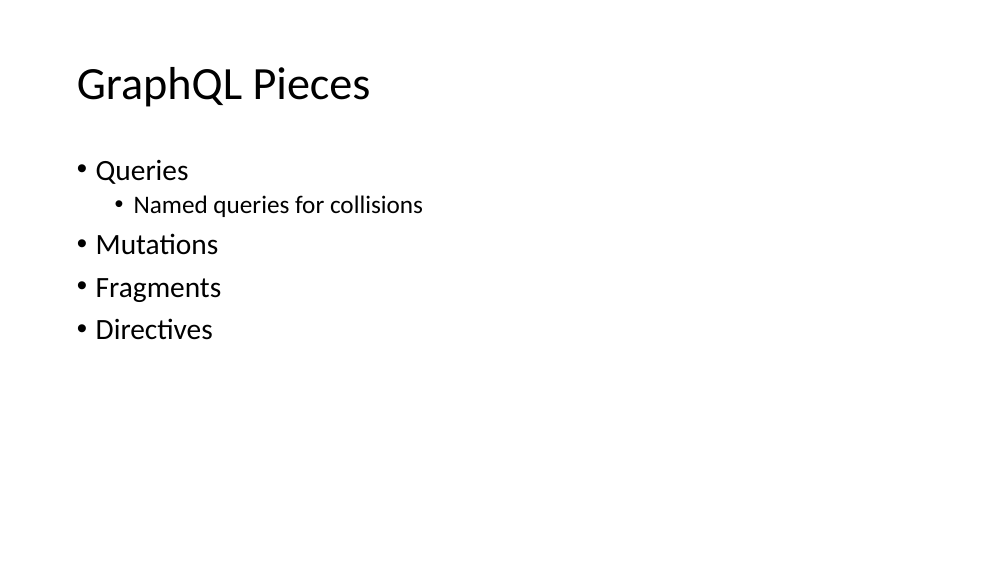
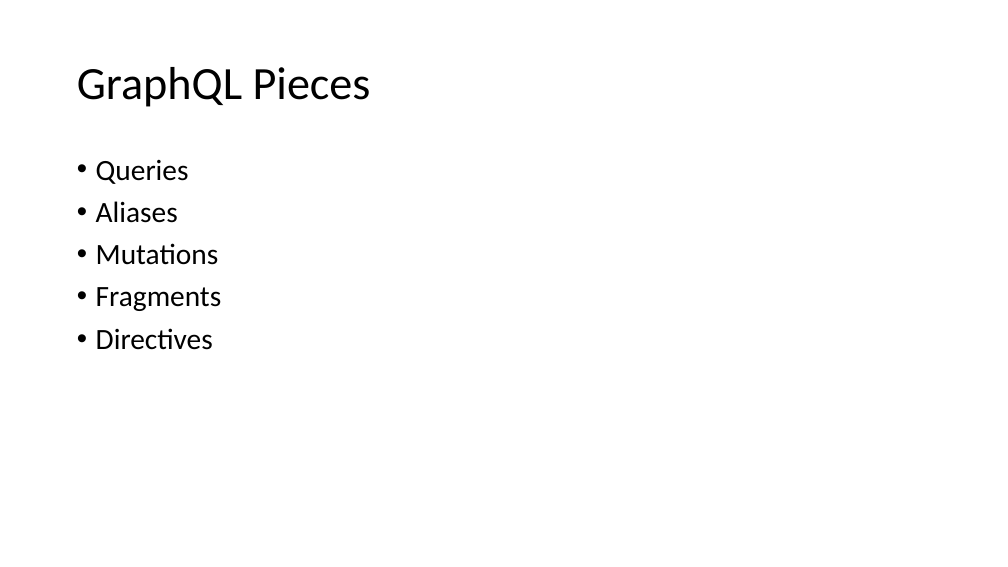
Before and after one commit to AlanCramer/BostonRestaurantInspections, a slide deck: slide 9 of Wormhole.pptx. Drawn at 1008x567 pixels with LibreOffice and Linux fonts; fonts in the diff are those of the drawing. Boxes give left, top, right and bottom in pixels: in the first picture for what was removed or moved away, otherwise in the second. Text is boxed around its words. In the diff, an @@ line names an element or a change of style, - is before the commit and + after.

```diff
--- a/Wormhole.pptx
+++ b/Wormhole.pptx
@@ text at (96, 201, 178, 223): text changed; size 24 to 28 pt @@
-  • Named queries for collisions
+• Aliases
```
Also in this commit, not shown: 1 other slide changed, 7 other files.
